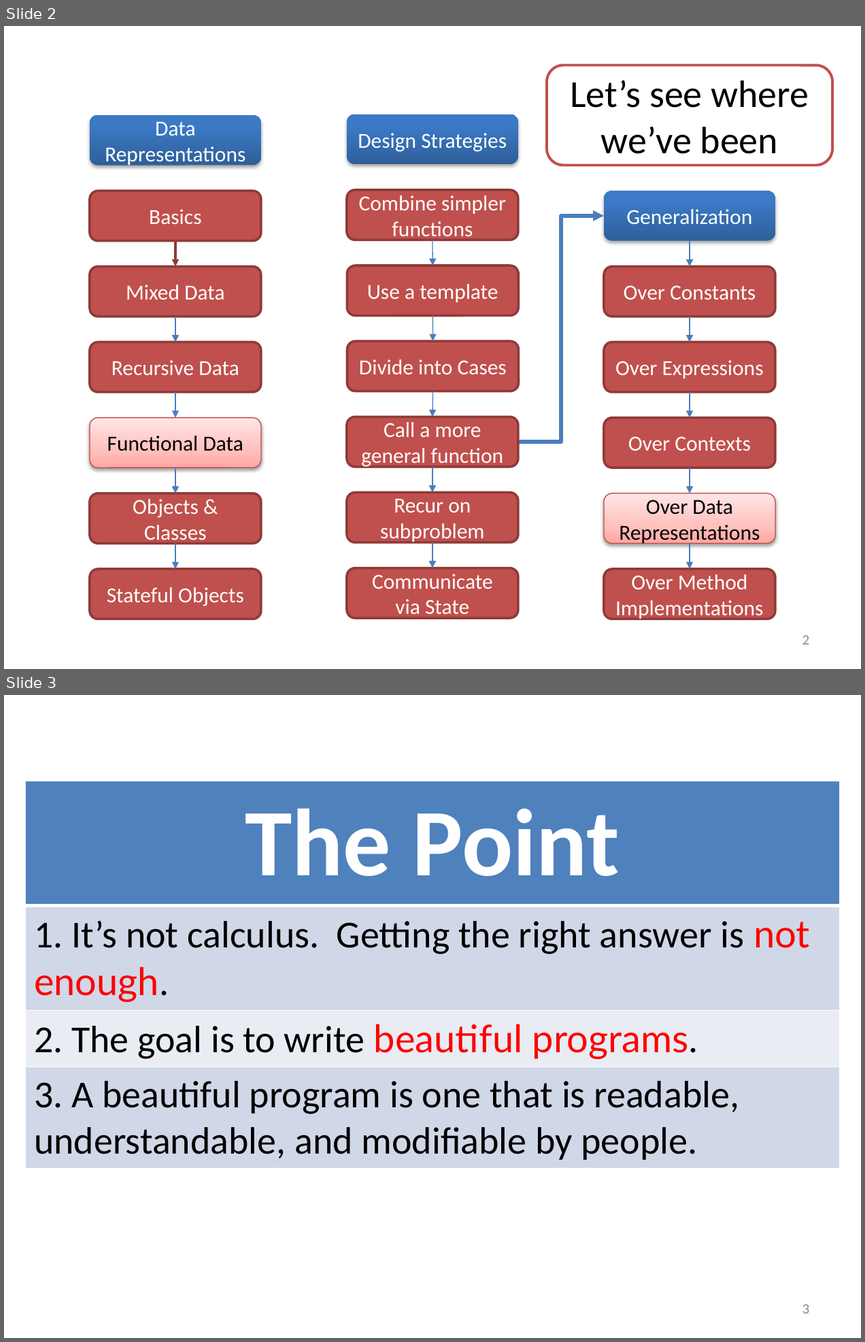
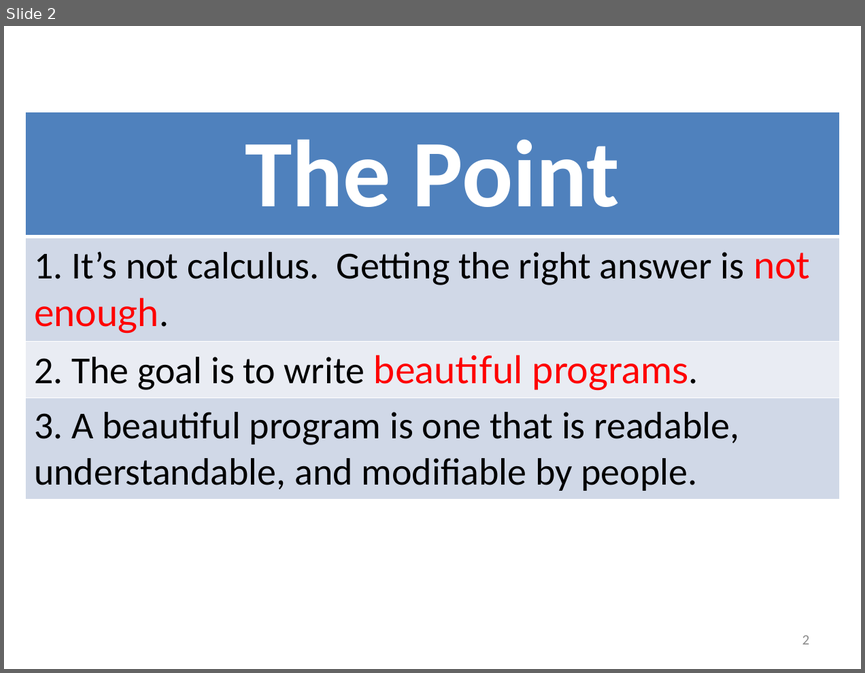
Before and after one commit to mwand/cs5010f17, a slide deck: Slides/Lesson 12.1 The Last Lecture.pptx. Shown one above the other, each under a label of ours: slides 2 and 3 before the commit, slide 2 after it. The pictures are 865x1342 and 865x673 pixels, drawn with LibreOffice and Linux fonts; fonts in the diff are those of the drawing. Boxes give left, top, right and bottom in pixels: in the first picture for what was removed or moved away, otherwise in the second. Text is boxed around its words. In the diff, an @@ line names an element or a change of style, - is before the commit and + after.

```diff
--- a/Slides/Lesson 12.1 The Last Lecture.pptx
+++ b/Slides/Lesson 12.1 The Last Lecture.pptx
@@ slide 2 removed at box(4, 26, 861, 669), background #FFFFFF @@
@@ rounded rectangle removed at box(547, 65, 832, 165) @@
-Let’s see where we’ve been
@@ rounded rectangle removed at box(604, 191, 775, 240) @@
-Generalization
@@ elbow arrow removed from (518, 441) to (604, 215) @@
@@ arrow removed from (689, 241) to (689, 266) @@
@@ rounded rectangle removed at box(604, 266, 775, 316) @@
-Over Constants
@@ group removed at box(90, 115, 261, 618): 7 rounded rectangles, 2 arrows @@
-Mixed Data
-Data Representations
-Basics
-Recursive Data
-Functional Data
-Objects & Classes
-Stateful Objects
@@ arrow removed from (689, 316) to (689, 342) @@
@@ rounded rectangle removed at box(604, 342, 775, 392) @@
-Over Expressions
@@ arrow removed from (175, 392) to (175, 418) @@
@@ arrow removed from (689, 392) to (689, 418) @@
@@ rounded rectangle removed at box(604, 418, 775, 467) @@
-Over Contexts
@@ arrow removed from (175, 467) to (175, 493) @@
@@ arrow removed from (689, 467) to (689, 493) @@
@@ group removed at box(347, 114, 518, 617): 7 rounded rectangles, 4 arrows @@
-Design Strategies
-Combine simpler functions
-Use a template
-Divide into Cases
-Call a more general function
-Communicate via State
-Recur on subproblem
@@ rounded rectangle removed at box(604, 493, 775, 543) @@
-Over Data Representations
@@ arrow removed from (175, 543) to (175, 569) @@
@@ arrow removed from (432, 542) to (432, 567) @@
@@ arrow removed from (689, 543) to (689, 569) @@
@@ rounded rectangle removed at box(604, 569, 775, 618) @@
-Over Method Implementations
@@ page number removed at box(802, 635, 810, 644) @@
-2
@@ what was slide 3 is now slide 2 @@
@@ page number at box(802, 635, 810, 644): text changed @@
-3
+2
```
Also in this commit, not shown: 11 slides changed, 1 slide added, 6 other slides removed, 3 other files.
